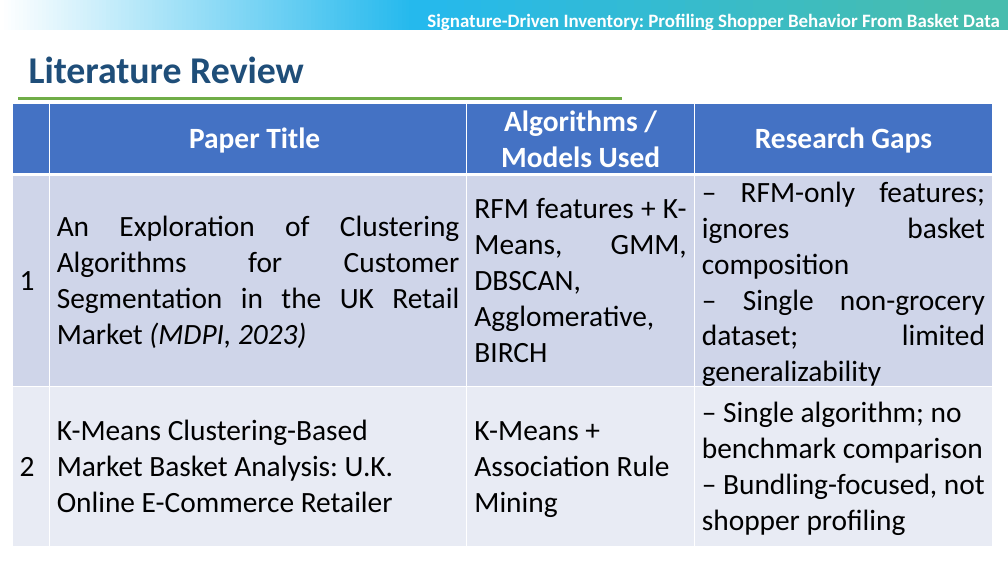
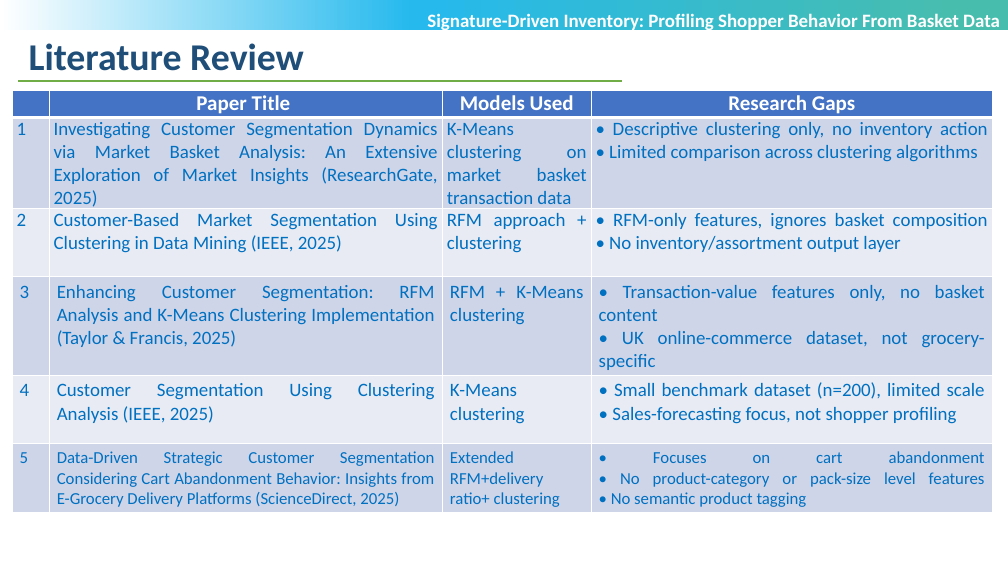
Before and after one commit to POOJITHA-02/lti-proj, a slide deck: slide 5 of INVENTORY 1ST REVIEW.pptx. Drawn at 1008x567 pixels with LibreOffice and Linux fonts; fonts in the diff are those of the drawing; background and template pictures are left out. Boxes give left, top, right and bottom in pixels: in the first picture for what was removed or moved away, otherwise in the second. Text is boxed around its words. In the diff, an @@ line names an element or a change of style, - is before the commit and + after.

Commit message:
1st review

```diff
--- a/INVENTORY 1ST REVIEW.pptx
+++ b/INVENTORY 1ST REVIEW.pptx
@@ text "Literature Review": place and size @@
-text "Literature Review" at (29, 56, 304, 84)
+text "Literature Review" at (29, 43, 304, 71)
@@ line moved from (18, 98) - (622, 98) to (18, 81) - (622, 81) @@
@@ table at (12, 90, 993, 513) @@
-row 1:  | Paper Title | Algorithms / Models Used | Research Gaps
-row 2: 1 | An Exploration of Clustering Algorithms for Customer Segmentation in the UK Retail Market (MDPI, 2023) | RFM features + K-Means, GMM, DBSCAN, Agglomerative, BIRCH | – RFM-only features; ignores basket composition – Single non-grocery dataset; limited generalizability
-row 3: 2 | K-Means Clustering-Based Market Basket Analysis: U.K. Online E-Commerce Retailer | K-Means + Association Rule Mining | – Single algorithm; no benchmark comparison – Bundling-focused, not shopper profiling
+row 1:  | Paper Title | Models Used | Research Gaps
+row 2: 1 | Investigating Customer Segmentation Dynamics via Market Basket Analysis: An Extensive Exploration of Market Insights (ResearchGate, 2025) | K-Means clustering on market basket transaction data | • Descriptive clustering only, no inventory action • Limited comparison across clustering algorithms
+row 3: 2 | Customer-Based Market Segmentation Using Clustering in Data Mining (IEEE, 2025) | RFM approach + clustering | • RFM-only features, ignores basket composition • No inventory/assortment output layer
+row 4: 3 | Enhancing Customer Segmentation: RFM Analysis and K-Means Clustering Implementation (Taylor & Francis, 2025) | RFM + K-Means clustering | • Transaction-value features only, no basket content • UK online-commerce dataset, not grocery-specific
+row 5: 4 | Customer Segmentation Using Clustering Analysis (IEEE, 2025) | K-Means clustering | • Small benchmark dataset (n=200), limited scale • Sales-forecasting focus, not shopper profiling
+row 6: 5 | Data-Driven Strategic Customer Segmentation Considering Cart Abandonment Behavior: Insights from E-Grocery Delivery Platforms (ScienceDirect, 2025) | Extended RFM+delivery ratio+ clustering | • Focuses on cart abandonment • No product-category or pack-size level features • No semantic product tagging
@@ table: place and size @@
-table at (12, 104, 992, 546)
+table at (12, 90, 993, 513)
```
Also in this commit, not shown: 5 other slides changed, 3 slides added, 1 slide removed, 52 other files.
